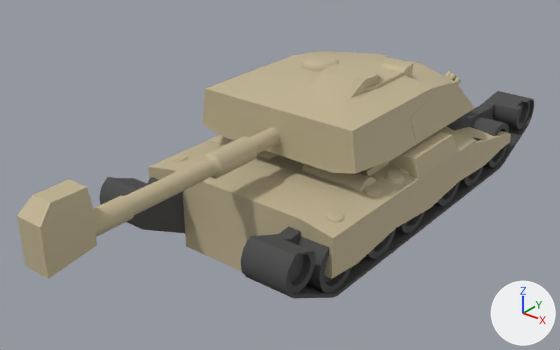
Two versions of the glTF model public/models/mbt_challenger2.glb, one commit apart.
Before and after are seen from a camera (50 mm lens) standing at (7.77, -10.45, 7.35) and looking at (-0.25, -0.42, 1.13). The lights are fixed; the arrows at lower right show +X, +Y and +Z. The first picture is the older version. Where no turn or scale is listed for an object, it has been applied to the vertices. Vertices at exactly the same position are counted once.

Names of what the first picture shows: 'Challenger_2_Bottom1'.
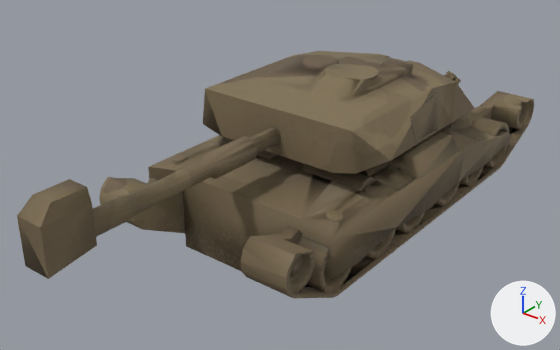
Where the change shows, as pixel boxes (x1, y1, x2, y2) in the pictures (560 x 350 px):
'Challenger_2_Bottom1', recoloured, surface changed (beige to brown): (17, 51, 534, 299) in both
part 1 of me_challenger_2_bottom1, recoloured (beige to brown): (17, 51, 511, 279) in both
part 2 of me_challenger_2_bottom1, recoloured: (99, 91, 534, 299) in both

What the commit changed:
Picture 'color' (img_color) is new.
Picture 'rough' (img_rough) is new.
Picture 'normal' (img_normal) is new.
Material 'painted' (mat_painted) is new.
Uses the picture img_color.
Uses the picture img_normal.
Uses the picture img_rough.
me_challenger_2_bottom1 has 6013 vertices, 11998 faces and spans x -4.08..0.0, y -10.4..1.15, z 0.0..2.98.
me_challenger_2_bottom1 is used by ob_challenger_2_bottom1; location (2.04, 4.63, 0.0).
me_challenger_2_bottom1 part 1: all 6962 faces that had it switch from mat_body (beige #c4b695) to mat_painted.
me_challenger_2_bottom1 part 2: all 5036 faces that had it switch from mat_dark (dark grey #4b4b4b) to mat_painted.
me_challenger_2_bottom1 part 3: texture (UV) coordinates changed.
